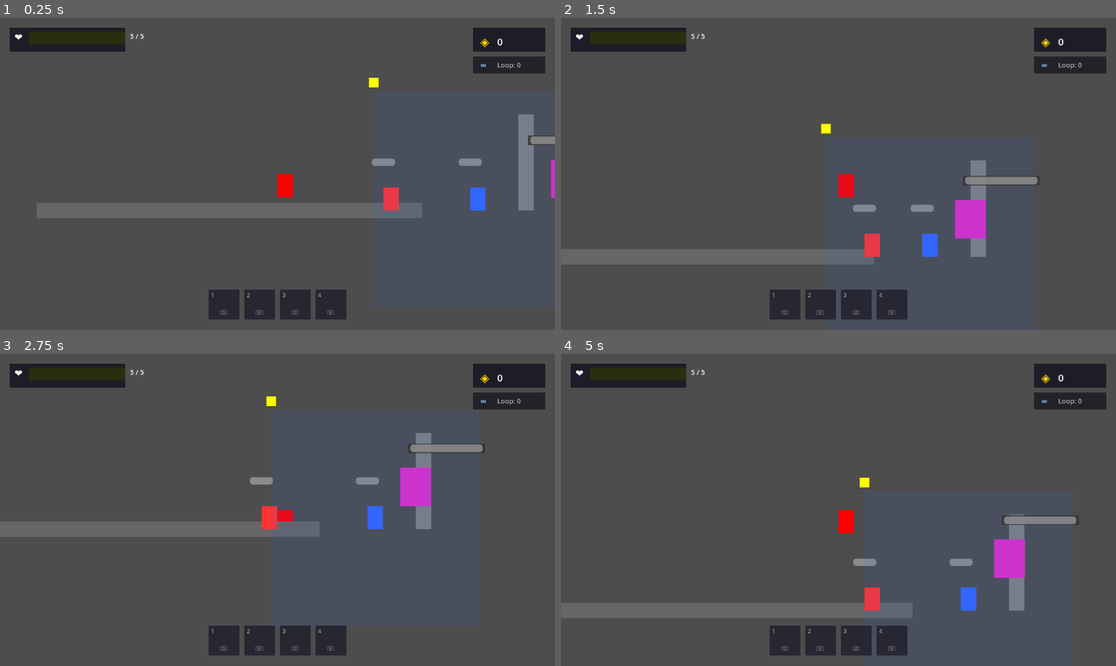
Above: before the commit, frames 1-4 (two rows, left to right).
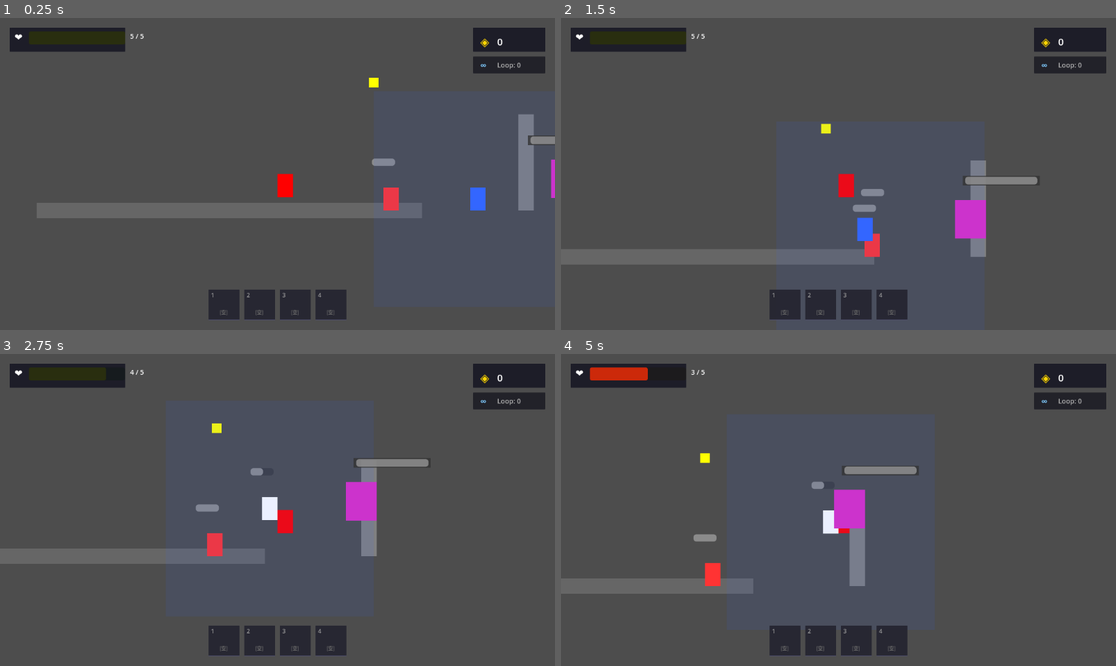
Above: after the commit, the same moments.

Repository: qq554597352/infinity-exe
Game: Godot game, scene res://scenes/levels/test_level.tscn
Two runs of this game, one before a commit and one after it. Both use one fixed random seed, a clock stepped at 60 frames per second and the inputs below.
Inputs:
- Up to frame 1 (0.25 s): no input
- Up to frame 2 (1.5 s): hold D (move_right) from 0.53 s (still down); tap J (attack) at 0.6 s; tap Space (jump) at 0.77 s; tap E (grapple) at 1.35 s
- Up to frame 3 (2.75 s): tap Space (jump) at 1.52 s; release D (move_right) at 2.03 s; hold A (move_left) from 2.03 s (still down); tap J (attack) at 2.1 s
- Up to frame 4 (5 s): release A (move_left) at 2.78 s; hold D (move_right) 2.78-4.28 s; tap E (grapple) at 2.85, 4.35 s; tap Space (jump) at 3.02, 3.77, 4.52 s; tap J (attack) at 3.6 s; hold A (move_left) from 4.28 s (still down)

The runs differ from the first frame. In frame 1, 0.1% of the frame differs, in the area x 82-87%, y 44-48%; in frame 2, 0.7%; in frame 3, 8.5%; in frame 4, 8.9%, in the area x 0-93%, y 4-85%.
Error before the commit: Parse Error: Identifier "_pass" not declared in the current scope. (res://scripts/enemies/tracker.gd:64)
Error after the commit: Invalid assignment of property or key 'direction' with value of type 'Vector2' on a base object of type 'Area2D'. (res://scripts/enemies/architect.gd:219)

Commit message:
fix: Replace _pass with pass in tracker.gd

Diff:
--- a/scripts/enemies/tracker.gd
+++ b/scripts/enemies/tracker.gd
@@ -61,7 +61,7 @@
 		State.CHASE:
 			_chase_state(delta)
 		State.ATTACK:
-			_pass  # 攻击状态在动画中处理
+			pass  # 攻击状态在动画中处理
 		State.HURT:
 			_hurt_state()
 
